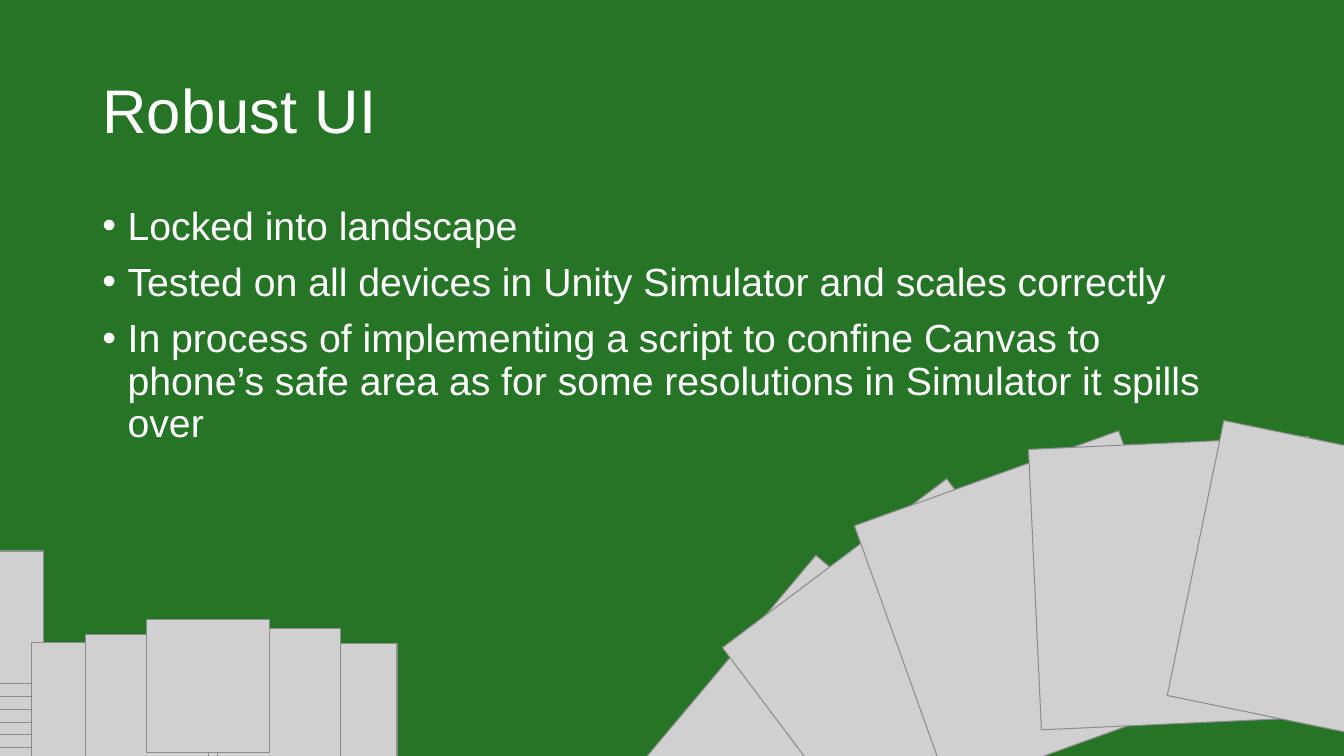
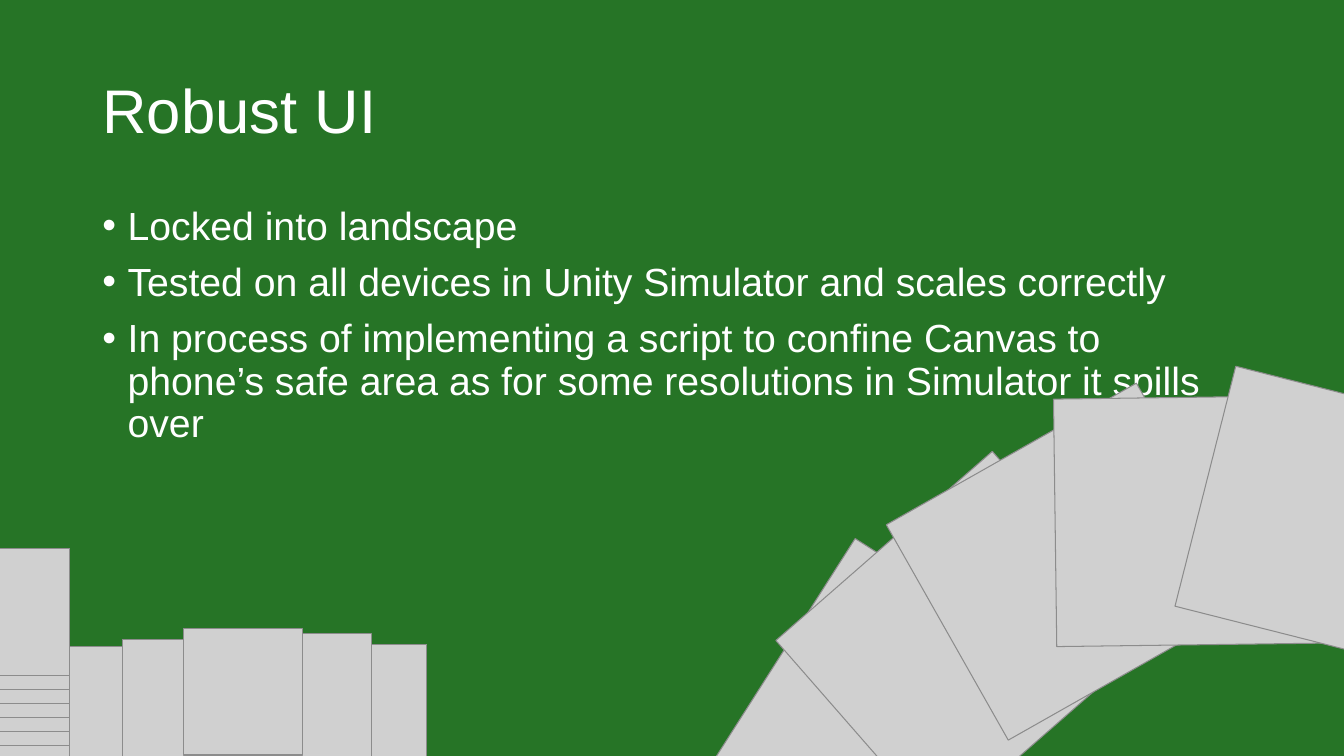
Before and after one commit to IsabelHampton/bluffs-and-bribes, a slide deck: slide 10 of Docs/Bluffs & Bribes Pitch.pptx. Drawn at 1344x756 pixels with LibreOffice and Linux fonts; fonts in the diff are those of the drawing; grey boxes stand for pictures. Boxes give left, top, right and bottom in pixels: in the first picture for what was removed or moved away, otherwise in the second. Text is boxed around its words. In the diff, an @@ line names an element or a change of style, - is before the commit and + after.

```diff
--- a/Docs/Bluffs & Bribes Pitch.pptx
+++ b/Docs/Bluffs & Bribes Pitch.pptx
@@ picture at [886,383,1258,740]: rotation 340 to 330 degrees @@
@@ picture at [1175,367,1344,678]: rotation 11 to 14 degrees @@
@@ picture at [1054,396,1344,647]: rotation 357 to 359 degrees @@
@@ picture at [776,451,1155,756]: rotation 323 to 318 degrees @@
@@ picture at [701,539,1065,756]: rotation 310 to 302 degrees @@
@@ picture: place and size @@
-picture at [0,564,43,697]
+picture at [0,563,70,690]
@@ picture: place and size @@
-picture at [0,552,43,685]
+picture at [0,548,70,676]
@@ picture: place and size @@
-picture at [0,590,43,723]
+picture at [0,591,70,718]
@@ picture: place and size @@
-picture at [0,577,43,710]
+picture at [0,577,70,704]
@@ picture: place and size @@
-picture at [0,615,43,748]
+picture at [0,619,70,746]
@@ picture: place and size @@
-picture at [0,603,43,736]
+picture at [0,605,70,732]
@@ picture removed at [146,620,269,753] @@
@@ picture: place and size @@
-picture at [217,628,340,756]
+picture at [184,628,302,755]
@@ picture: place and size @@
-picture at [0,641,43,756]
+picture at [0,647,70,756]
@@ picture: place and size @@
-picture at [0,628,43,756]
+picture at [0,633,70,756]
@@ picture removed at [31,642,154,756] @@
@@ picture: place and size @@
-picture at [86,635,209,756]
+picture at [70,647,189,756]
@@ picture: place and size @@
-picture at [152,643,275,756]
+picture at [123,640,242,756]
@@ picture added at [189,645,308,756] @@
@@ picture: place and size @@
-picture at [273,644,396,756]
+picture at [253,634,372,756]
@@ picture added at [308,644,426,756] @@
```
Also in this commit, not shown: 20 other slides changed, 1 other file.
